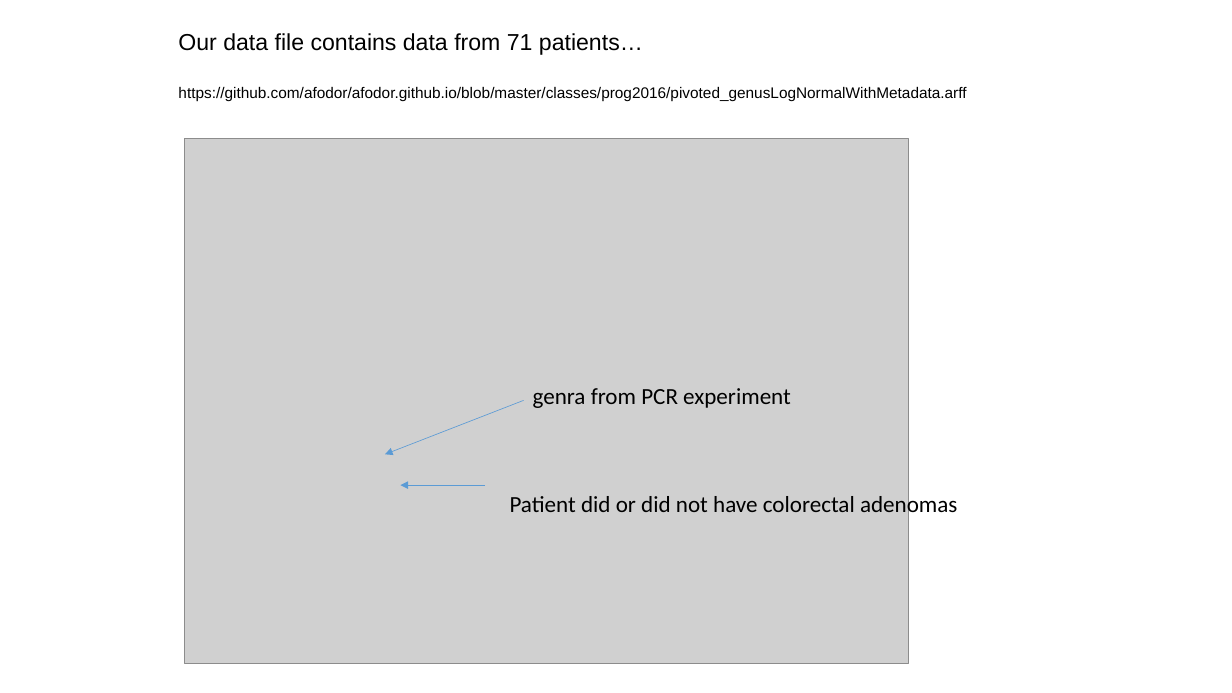
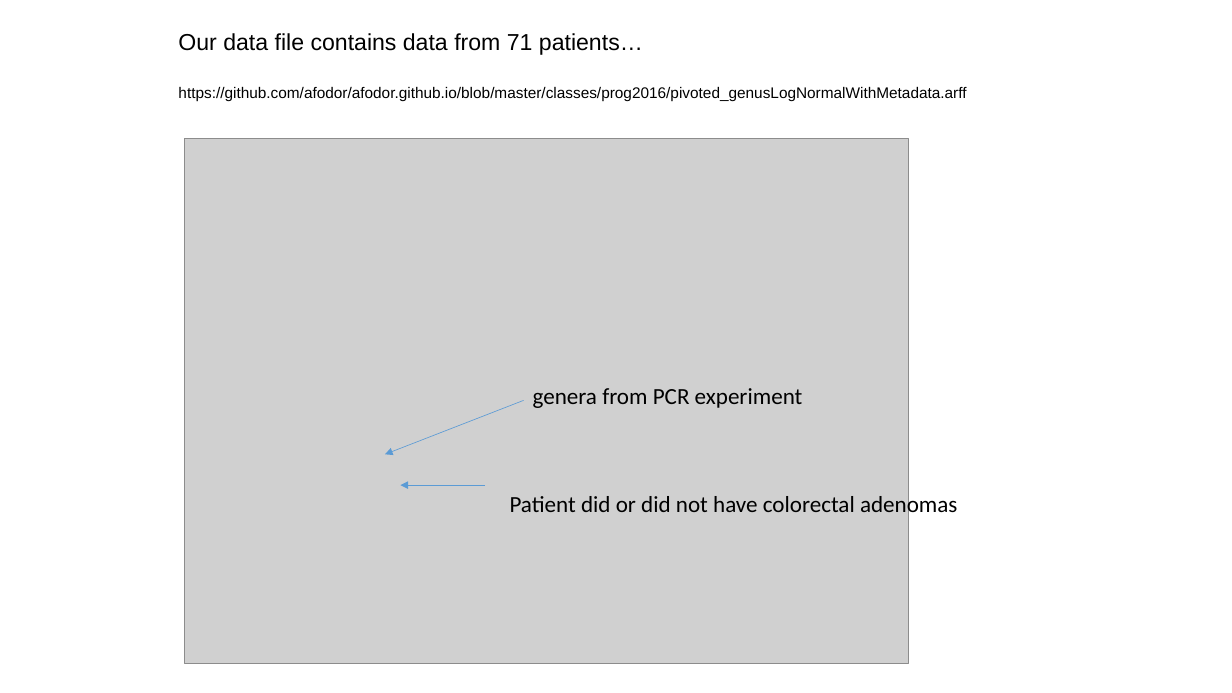
Before and after one commit to afodor/afodor.github.io, a slide deck: slide 4 of classes/prog2016/Prog3-Lecture22.pptx. Drawn at 1232x693 pixels with LibreOffice and Linux fonts; fonts in the diff are those of the drawing; grey boxes stand for pictures. Boxes give left, top, right and bottom in pixels: in the first picture for what was removed or moved away, otherwise in the second. Text is boxed around its words. In the diff, an @@ line names an element or a change of style, - is before the commit and + after.

```diff
--- a/classes/prog2016/Prog3-Lecture22.pptx
+++ b/classes/prog2016/Prog3-Lecture22.pptx
@@ text at [533, 388, 803, 408]: text changed @@
-genra from PCR experiment
+genera from PCR experiment
```
Also in this commit, not shown: 1 other slide changed, 6 slides added.
